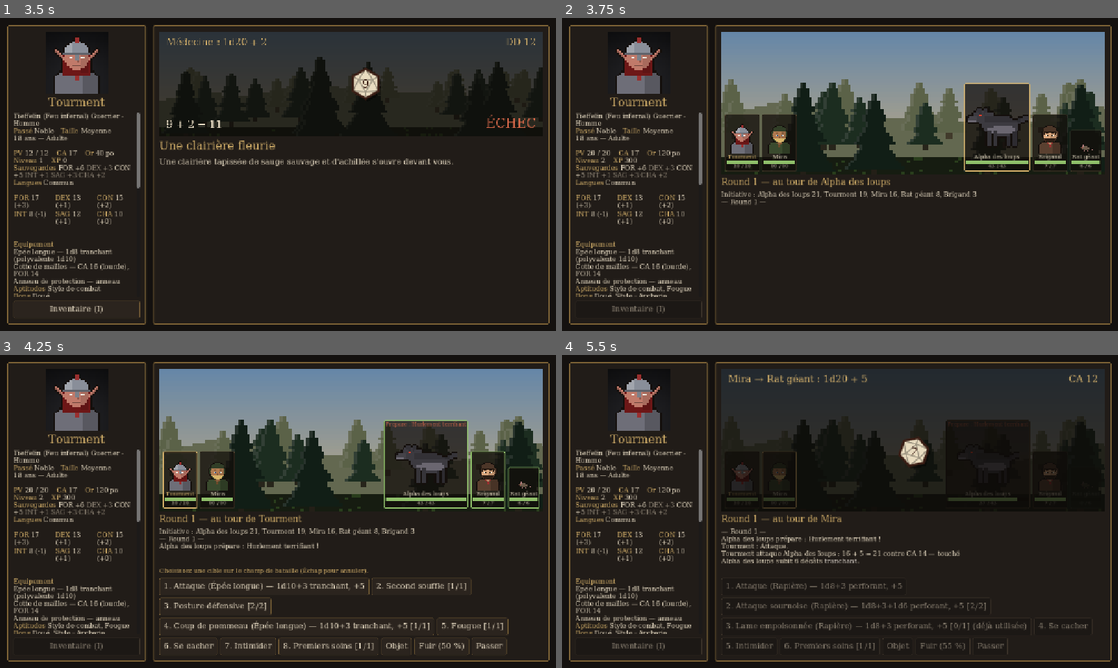
Above: before the commit, frames 1-4 (two rows, left to right).
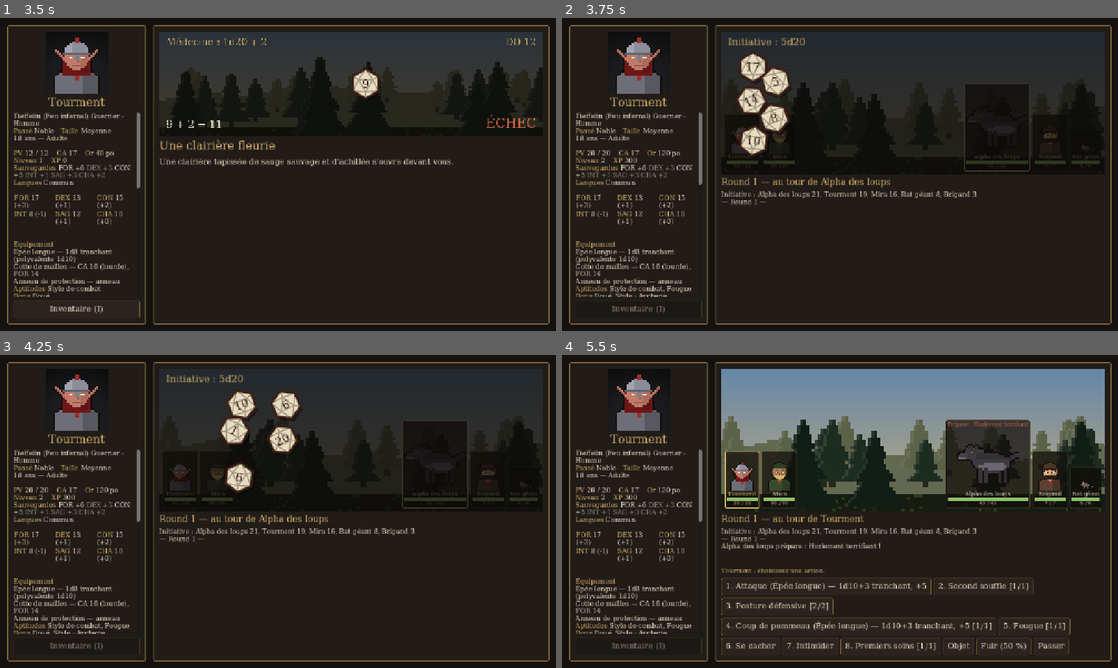
Above: after the commit, the same moments.

Repository: Zanzartiste/Smol_RPG_D10
Game: Godot game, scene res://tools/screenshot.tscn
Same seed, same stepped clock (60 frames per second), same inputs: the game is played once before the commit and once after it. This scene is started directly instead of the project's main scene.
Inputs (mouse positions are in pixels of both pictures, inside the frame that each line leads up to):
- Up to frame 1 (3.5 s): click "Inventaire (I)" at 0.5 s; click "Inventaire (I)" at 1.25 s; click (366, 130) at 2.02 s; type "12" at 2.1 s; click "Fermer (Échap)" at 2.75 s
- Up to frame 2 (3.75 s): click "Inventaire (I)" at 3.5 s
- Up to frame 3 (4.25 s): no input
- Up to frame 4 (5.5 s): click (823, 586) at 4.25 s, where only the run before the commit has a clickable "1. Attaque (Épée longue) — 1d…"; tap Enter at 5 s; move the mouse to (912, 439) at 5.02 s; tap 1 at 5.1 s; click (912, 439) at 5.17 s

Frame 1 is identical in both runs. In frame 2, 23% of the frame differs, in the area x 28-98%, y 4-50%; in frame 3, 27%; in frame 4, 27%, in the area x 28-98%, y 4-96%.

Commit message:
Initiative : tous les dés lancés et animés en même temps, avec le nom de chaque combattant
Co-Authored-By: Claude Opus 5.5 <noreply@anthropic.com>

Diff:
--- a/claude_rpg/scripts/combat/combat.gd
+++ b/claude_rpg/scripts/combat/combat.gd
@@ -27,6 +27,7 @@
 var outcome := ""  # "" en cours, puis "victory", "defeat" ou "fled"
 var log: Array[String] = []
 var hero: Combatant
+var initiative_roll: Dictionary = {}  # lancer d'initiative de tous les combattants, animé en une fois
 var skipped := false  # le combattant actif passe son tour (étourdi, mort pendant ses états…)
 var actions_left := 1  # actions restantes au combattant actif pendant ce tour
 var _next_id := 0
@@ -727,10 +728,16 @@
 	return result
 
 
+## Initiative de tous les combattants, lancée d'un coup : `initiative_roll` garde un d20 par combattant
+## (avec son nom et son total) pour que l'interface anime tous les dés ensemble.
 func _roll_initiative() -> void:
 	var parts := PackedStringArray()
+	var dice: Array[Dictionary] = []
 	for c in combatants:
-		c.initiative = int(Dice.roll_d20(rng, 1 if c.has_modifier("initiative_advantage") else 0)["die"]) + c.initiative_bonus()
+		var d20 := Dice.roll_d20(rng, 1 if c.has_modifier("initiative_advantage") else 0)
+		c.initiative = int(d20["die"]) + c.initiative_bonus()
+		dice.append({"sides": 20, "value": int(d20["die"]), "label": c.name, "total": c.initiative})
+	initiative_roll = {"dice": dice, "stat": Loc.ui("Initiative"), "per_die": true}
 	order = combatants.duplicate()
 	order.sort_custom(func(a, b): return a.initiative > b.initiative \
 		or (a.initiative == b.initiative and a.ability_mod("dex") > b.ability_mod("dex")))
--- a/claude_rpg/scripts/ui/combat_view.gd
+++ b/claude_rpg/scripts/ui/combat_view.gd
@@ -41,6 +41,7 @@
 	battle.show_combat(combat)
 	_log_shown = combat.log.size()
 	_refresh()
+	await dice_tray.play(combat.initiative_roll, true)  # tous les dés d'initiative en même temps
 	while not combat.is_over():
 		var actor := combat.current()
 		_refresh()
--- a/claude_rpg/scripts/ui/dice_tray.gd
+++ b/claude_rpg/scripts/ui/dice_tray.gd
@@ -7,6 +7,8 @@
 ##
 ## `roll` : {"dice": [{"sides": 20, "value": 14, "dropped"?: true}, ...], "mod": 2, "stat": "Athlétisme",
 ##           "dc": 13, "dc_label": "CA", "success": true}  (dc, dc_label, success et stat sont facultatifs)
+## "per_die": true : chaque dé a son "label" (et son "total") et le verdict les liste au lieu de les additionner
+## (initiative de tous les combattants).
 
 signal finished
 
@@ -52,6 +54,8 @@
 		_dice.append({
 			"sides": sides,
 			"value": int(specs[i]["value"]),
+			"label": specs[i].get("label", ""),
+			"total": int(specs[i].get("total", specs[i]["value"])),
 			"dropped": specs[i].get("dropped", false),  # dé écarté (avantage ou désavantage)
 			"shown": _rng.randi_range(1, sides),
 			"pos": Vector2(_play_area().position.x, clampf(_play_area().get_center().y + lane,
@@ -228,9 +232,20 @@
 	draw_string(font, Vector2(-text_size.x / 2.0, NUMBER_SIZE * 0.35), text, HORIZONTAL_ALIGNMENT_LEFT, -1,
 		NUMBER_SIZE, ink)
 	draw_set_transform(Vector2.ZERO, 0.0, Vector2.ONE)
+	if d["label"] != "" and d["settled"]:
+		var label: String = d["label"]
+		var label_size := font.get_string_size(label, HORIZONTAL_ALIGNMENT_LEFT, -1, 15)
+		draw_string(font, d["pos"] + Vector2(-label_size.x / 2.0, DIE_RADIUS + 16), label, HORIZONTAL_ALIGNMENT_LEFT, -1,
+			15, UITheme.TEXT)
 
 
 func _draw_verdict(font: Font) -> void:
+	if _roll.get("per_die", false):
+		var sorted := _dice.duplicate()
+		sorted.sort_custom(func(a, b): return a["total"] > b["total"])
+		var line := " · ".join(PackedStringArray(sorted.map(func(d): return "%s %d" % [d["label"], d["total"]])))
+		draw_string(font, Vector2(16, size.y - 18.0), line, HORIZONTAL_ALIGNMENT_LEFT, size.x - 32, 20, UITheme.TEXT)
+		return
 	var total := 0
 	var parts := PackedStringArray()
 	var kept: Array[Dictionary] = []
--- a/claude_rpg/tools/screenshot.gd
+++ b/claude_rpg/tools/screenshot.gd
@@ -96,6 +96,8 @@
 	main.illustration.texture = ArtProvider.location_image("forest", Game.life)
 	main._run_combat({"enemies": ["dire_wolf", "bandit", "giant_rat"]})
 	var view: CombatView = main.combat_view
+	await get_tree().create_timer(1.2).timeout
+	await _capture("6c_initiative.png")
 	await _wait_for_hero(view)
 	await _capture("7_combat.png")
 	# Une action qui demande une cible (plusieurs ennemis : le champ de bataille passe en mode ciblage).
